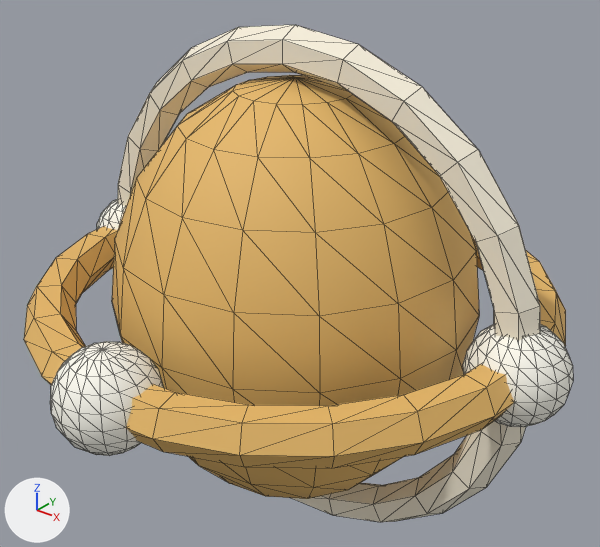
The glTF model 幻靈奇旅/models/props/master_core.glb, before and after one commit.
One viewpoint serves both versions: a camera (50 mm lens) standing at (0.567, -0.701, 0.801) and looking at (-0.002, 0.011, 0.36). The axes (+X, +Y, +Z) are drawn at lower left. The lights are the same throughout. The first picture is the older version. Mesh edges are drawn as thin lines.

Objects in the first picture: 'master_core'.
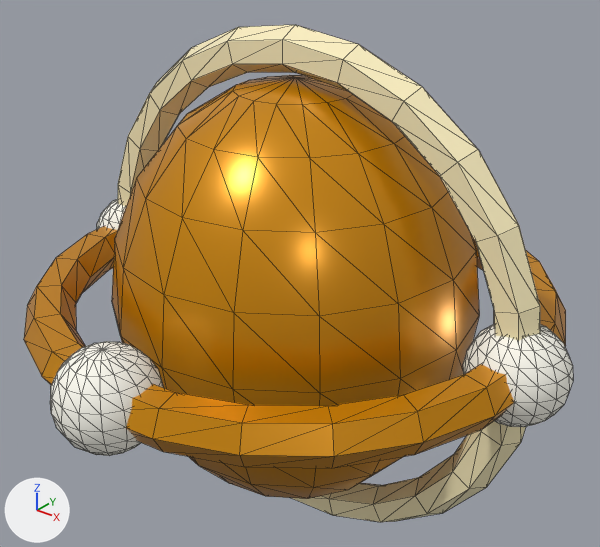
Pixel boxes (x1, y1, x2, y2) of what changed, in the pictures (600 x 547 px):
```json
{"object": "master_core", "change": "recoloured, surface changed", "before": [24, 25, 566, 522], "after": [24, 25, 566, 522], "on screen": "darker"}
```

The change, as JSON lines over the scene's bpy script:
```json
{"op": "set", "path": "mat_gold.base_color", "old": "(0.791, 0.479, 0.138)", "new": "(0.694, 0.283, 0.0)", "note": "orange #e6b868 -> orange #d99100"}
{"op": "set", "path": "mat_gold.roughness", "old": "0.7", "new": "0.3"}
{"op": "set", "path": "mat_gold.metallic", "old": "0.0", "new": "0.42"}
{"op": "set", "path": "mat_cream.base_color", "old": "(0.93, 0.863, 0.708)", "new": "(1.0, 0.888, 0.546)", "note": "pale yellow #f7efdb -> beige #fff2c3"}
{"op": "set", "path": "mat_cream.roughness", "old": "0.7", "new": "0.3"}
```
